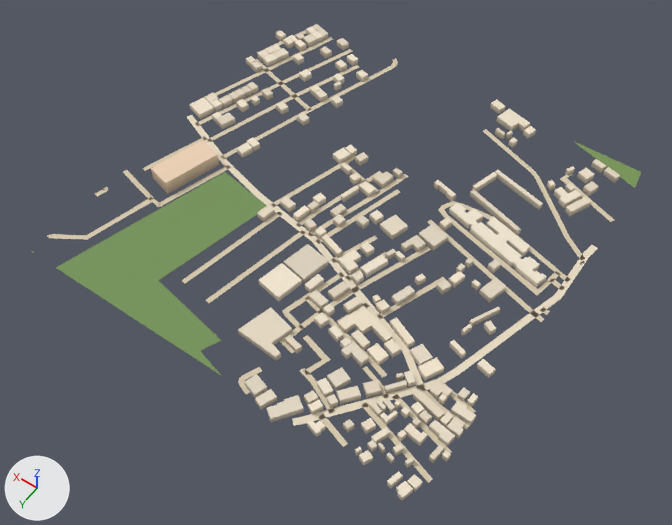
An edit to the glTF model public/assets/bengaluru-region-v1/tiles/t14_-33-l0.glb, drawn before and after from the same camera.
One viewpoint serves both versions: a 50 mm camera at (6856.0, -15674.0, 798.0) aimed at (7232.0, -16201.0, -29.0). The lights are fixed; the arrows at lower left show +X, +Y and +Z. The older version comes first.

The first picture shows 'building', 'ground'.
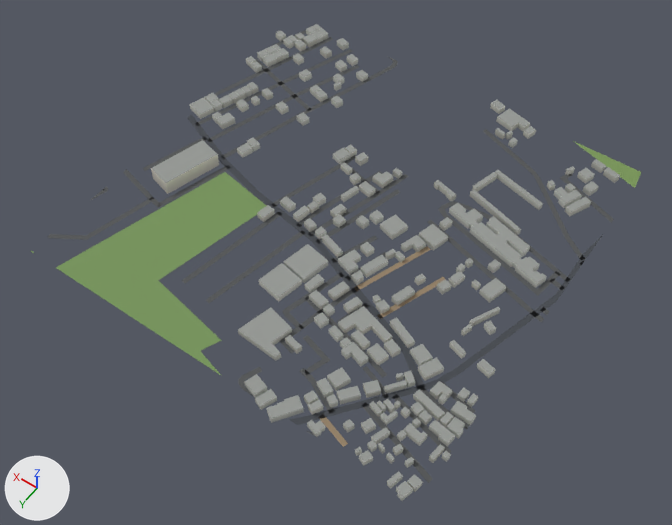
Where the change shows, as pixel boxes [x1, y1, x2, y2] in the pictures (672 x 525 px; the box of a moved part takes in the faces that stretch with it):
part 1 of me_building, recoloured
    both: [151, 24, 620, 500]
part 2 of me_ground, moved or reshaped
    both: [47, 30, 306, 239]
part 3 of me_ground, moved or reshaped
    both: [512, 174, 614, 315]
part 4 of me_ground, moved or reshaped
    before: [242, 308, 452, 453]
    after: [241, 308, 451, 453]
part 5 of me_ground, recoloured
    both: [68, 30, 589, 483]

Edits to the bpy script that builds the scene:
```text
Change me_building:
    used by ob_building; location = (7000.0, -16500.0, 0.0)
    remove me_building.from_pydata(...)  # 1674 vertices, 2142 faces; spans x -2.0..508.0, y -3.0..512.0, z 0.0..18.0
    add me_building.from_pydata(...)  # 1674 vertices, 2610 faces; spans x -2.0..508.0, y -3.0..512.0, z 0.0..18.0
    me_building part 1: 2142 kept faces spanning x -2.0..508.0, y -3.0..512.0, z 0.0..18.0 get new vertex colours
    edits to the shape of me_building do not show in these pictures
Change me_ground:
    used by ob_ground; location = (7000.0, -16500.0, 0.0)
    remove me_ground.from_pydata(...)  # 666 vertices, 584 faces; spans x -4.0..503.0, y -3.0..503.0, z 1.0
    add me_ground.from_pydata(...)  # 681 vertices, 595 faces; spans x 0.0..500.0, y 0.0..500.0, z 1.0
    me_ground part 2: 18 vertices moved from x 440.0..503.0, y 45.0..382.0, z 1.0 to x 441.0..500.0, y 42.0..388.0, z 1.0; 10 vertices removed from x 496.0..503.0, y 80.0..475.0, z 1.0; 17 vertices added at x 495.0..500.0, y 71.0..476.0, z 1.0
    me_ground part 3: 15 vertices moved from x -4.0..78.0, y 59.0..248.0, z 1.0 to x 0.0..79.0, y 61.0..242.0, z 1.0; 6 vertices removed from x -2.0..6.0, y 87.0..242.0, z 1.0; 10 vertices added at x 0.0..22.0, y 79.0..248.0, z 1.0
    me_ground part 4: 4 vertices moved from x 1.0..227.0, y 403.0..503.0, z 1.0 to x 0.0..220.0, y 400.0..500.0, z 1.0; 6 vertices removed from x -1.0..220.0, y 401.0..503.0, z 1.0; 10 vertices added at x 0.0..227.0, y 404.0..500.0, z 1.0
    me_ground part 5: 435 kept faces spanning x 0.0..500.0, y 2.0..500.0, z 1.0 get new vertex colours; the middle colour goes from beige #d7c9ae to dark grey #535556
    other edits to the shape of me_ground do not show in these pictures
```
